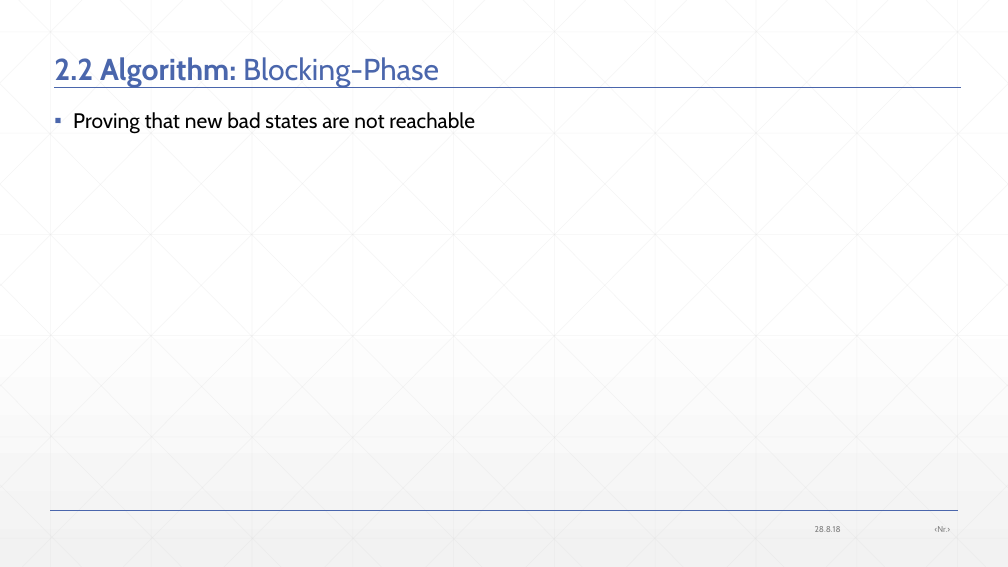
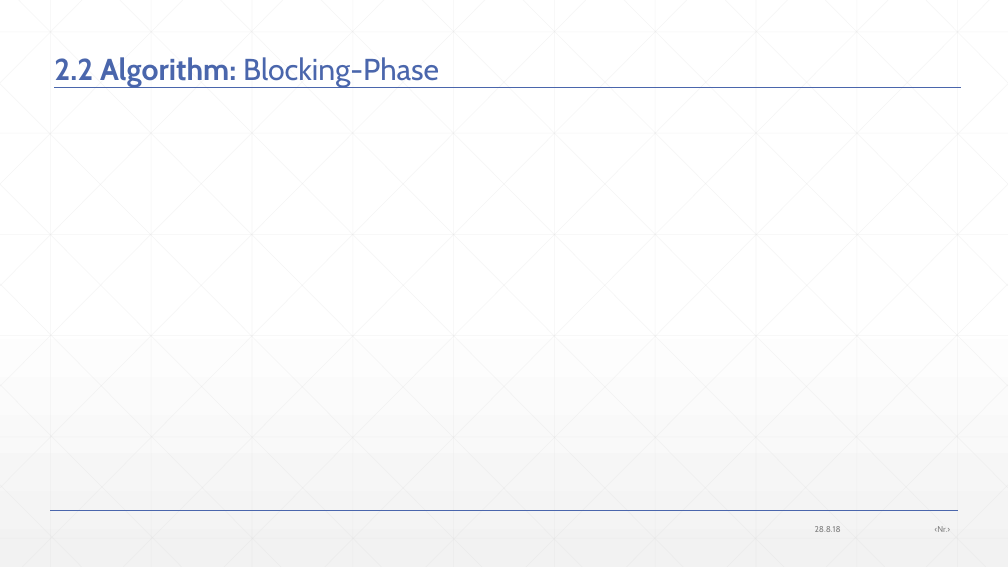
Before and after one commit to JonasWerner/BachelorThesis, a slide deck: slide 19 of Presentation/pdr_presentation.pptx. Drawn at 1008x567 pixels with LibreOffice and Linux fonts; fonts in the diff are those of the drawing; grey boxes stand for pictures. Boxes give left, top, right and bottom in pixels: in the first picture for what was removed or moved away, otherwise in the second. Text is boxed around its words. In the diff, an @@ line names an element or a change of style, - is before the commit and + after.

Commit message:
Added Propagation-Phase slides, changed improvements

```diff
--- a/Presentation/pdr_presentation.pptx
+++ b/Presentation/pdr_presentation.pptx
@@ text removed at <box>73,112,475,134</box> @@
-▪ Proving that new bad states are not reachable
```
Also in this commit, not shown: 2 other slides changed, 3 slides added, 1 other file.
